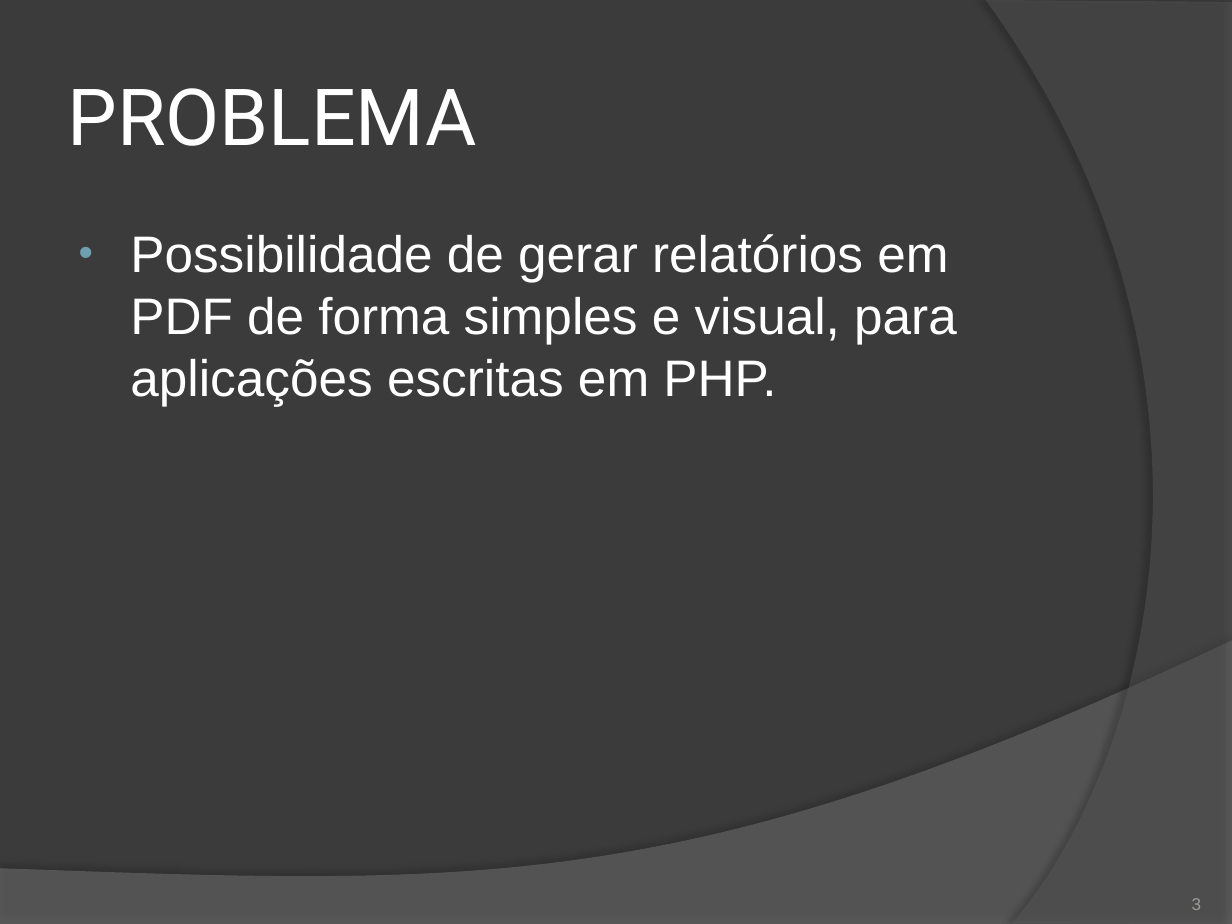
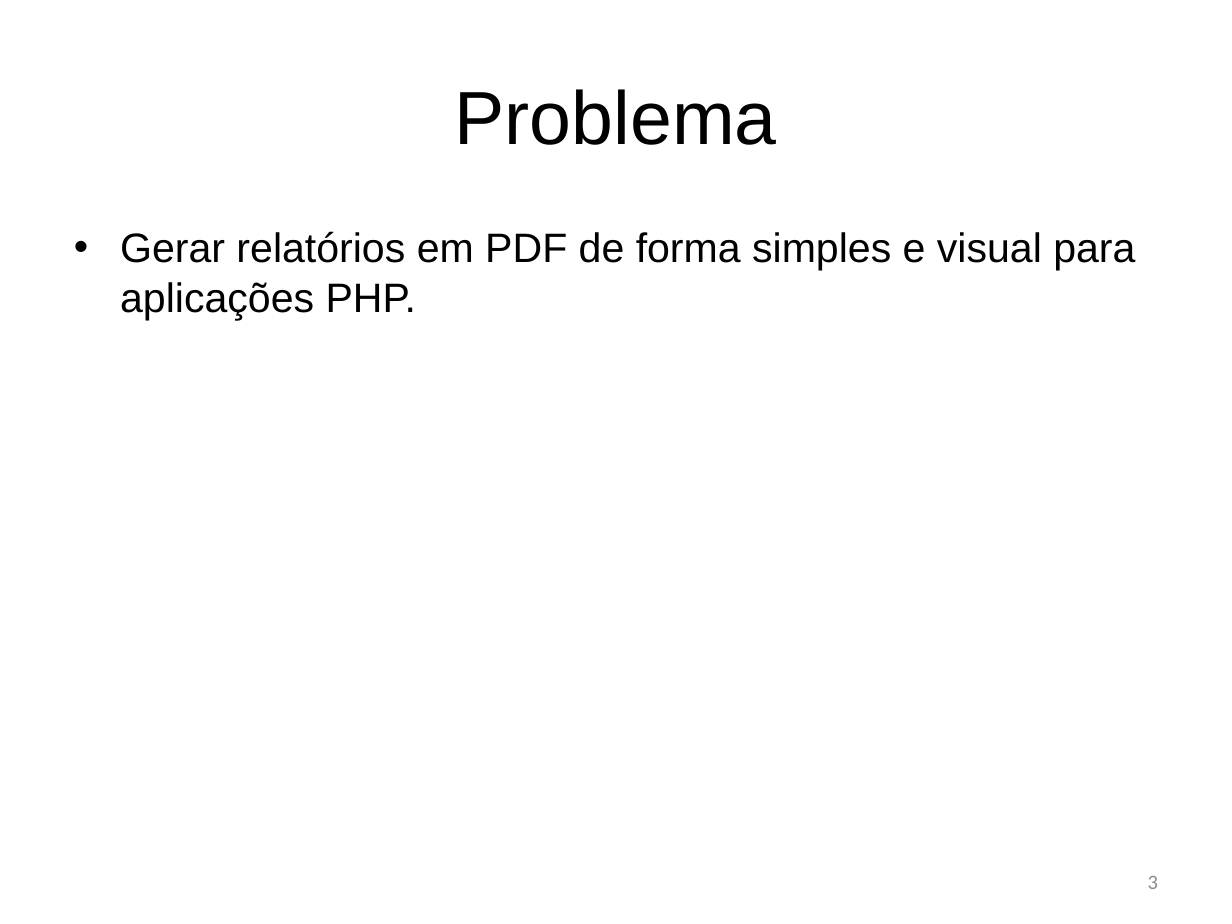
Before and after one commit to lincolnbrito/simplereport, a slide deck: slide 3 of documentacao/Apresentação.pptx. Drawn at 1232x924 pixels with LibreOffice and Linux fonts; fonts in the diff are those of the drawing. Boxes give left, top, right and bottom in pixels: in the first picture for what was removed or moved away, otherwise in the second. Text is boxed around its words. In the diff, an @@ line names an element or a change of style, - is before the commit and + after.

```diff
--- a/documentacao/Apresentação.pptx
+++ b/documentacao/Apresentação.pptx
@@ background #3B3B3B to #FFFFFF @@
@@ freeform shape removed at (986, 0, 1232, 924) @@
@@ title at (455, 89, 777, 145): text changed; size 46 to 44 pt; font Roboto to Arial; text colour #FFFFFF to #000000 @@
-PROBLEMA
+Problema
@@ text at (120, 231, 1135, 320): text changed; size 30 to 24 pt; text colour #FFFFFF to #000000 @@
-• Possibilidade de gerar relatórios em PDF de forma simples e visual, para aplicações escritas em PHP.
+• Gerar relatórios em PDF de forma simples e visual para aplicações PHP.
@@ freeform shape removed at (0, 641, 1232, 924) @@
@@ page number: place and size @@
-page number at (1192, 898, 1202, 910)
+page number at (1148, 876, 1158, 889)
@@ page number at (1148, 876, 1158, 889): size 10 to 12 pt, font Arial to Calibri, text colour #9D9B9A to #8C8C8C; vertical alignment bottom to middle @@
```
Also in this commit, not shown: 3 other slides changed, 19 slides added, 6 slides removed, 26 other files.
